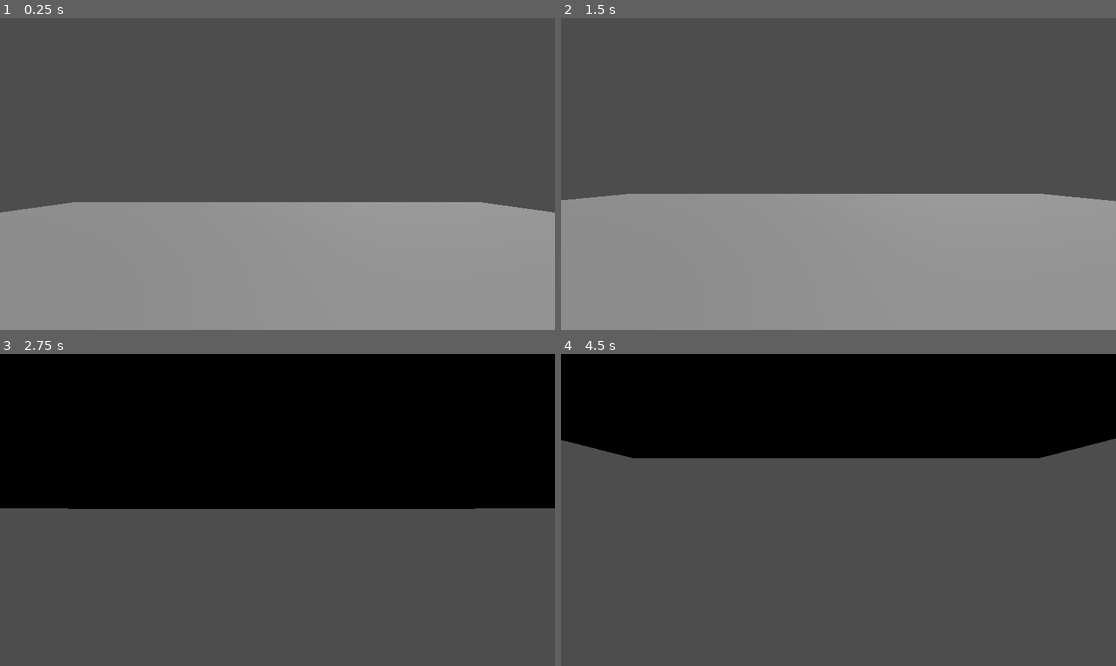
Above: before the commit, frames 1-4 (two rows, left to right).
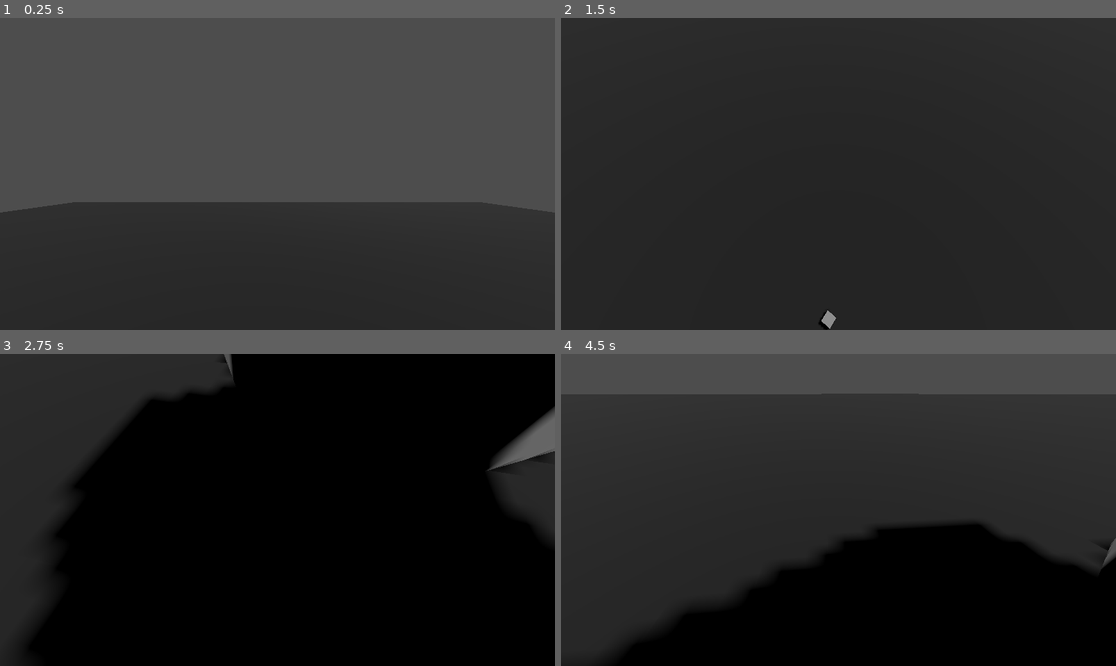
Above: after the commit, the same moments.

Repository: AkshayGiri-git/ClubJam2026
Game: Godot game, scene res://game.tscn
The game is run twice, just before and just after one commit, with the same random seed, the same clock (stepped at 60 frames per second) and the same inputs. The project has no main scene, so this scene is started directly.
Inputs (mouse positions are in pixels of both pictures, inside the frame that each line leads up to):
- Up to frame 1 (0.25 s): no input
- Up to frame 2 (1.5 s): tap Enter (ui_accept) at 0.5, 0.77 s; move the mouse to (960, 158) at 0.52 s; hold Right (ui_right) 0.53-1.28 s; move the mouse to (727, 189) at 1.27 s; hold Down (ui_down) from 1.28 s (still down)
- Up to frame 3 (2.75 s): tap Enter (ui_accept) at 1.52 s; move the mouse to (333, 441) at 2.02 s; release Down (ui_down) at 2.03 s; hold Right (ui_right) from 2.03 s (still down)
- Up to frame 4 (4.5 s): move the mouse to (810, 572) at 2.77 s; release Right (ui_right) at 2.78 s; hold Up (ui_up) 2.78-3.53 s; tap Enter (ui_accept) at 3.02, 3.77 s; move the mouse to (1005, 556) at 3.52 s; hold Left (ui_left) from 3.53 s (still down); move the mouse to (672, 463) at 4.27 s

The runs differ from the first frame. In frame 1, 41% of the frame differs, in the area x 0-100%, y 59-100%; in frame 2, 100%; in frame 3, 65%; in frame 4, 100%, in the area x 0-100%, y 0-100%.

Commit message:
finished basic fps controller setup future ui

Diff:
--- a/new-game-project/drone.gd
+++ b/new-game-project/drone.gd
@@ -3,6 +3,16 @@
 
 const SPEED = 5.0
 const JUMP_VELOCITY = 4.5
+const SENSITIVITY = 0.03
+
+@onready var head = $Head
+@onready var camera_3d = $Head/Camera3D
+
+
+
+
+func _ready():
+	Input.mouse_mode = Input.MOUSE_MODE_CAPTURED
 
 
 func _physics_process(delta):
@@ -16,8 +26,8 @@
 
 	# Get the input direction and handle the movement/deceleration.
 	# As good practice, you should replace UI actions with custom gameplay actions.
-	var input_dir = Input.get_vector("ui_left", "ui_right", "ui_up", "ui_down")
-	var direction = (transform.basis * Vector3(input_dir.x, 0, input_dir.y)).normalized()
+	var input_dir = Input.get_vector("left", "right", "forward", "back")
+	var direction = (head.transform.basis * Vector3(input_dir.x, 0, input_dir.y)).normalized()
 	if direction:
 		velocity.x = direction.x * SPEED
 		velocity.z = direction.z * SPEED
@@ -26,3 +36,8 @@
 		velocity.z = move_toward(velocity.z, 0, SPEED)
 
 	move_and_slide()
+func _unhandled_input(event):
+	if event is InputEventMouseMotion:
+		head.rotate_y(-event.relative.x * SENSITIVITY)
+		camera_3d.rotate_x(-event.relative.y * SENSITIVITY)
+		camera_3d.rotation.x = clamp(camera_3d.rotation.x,deg_to_rad(-60), deg_to_rad(60))
--- a/new-game-project/drone.tscn
+++ b/new-game-project/drone.tscn
@@ -18,4 +18,4 @@
 
 [node name="Head" type="Node3D" parent="." unique_id=650018990]
 
-[node name="Camera3D" type="Camera3D" parent="." unique_id=1458457370]
+[node name="Camera3D" type="Camera3D" parent="Head" unique_id=1458457370]
--- a/new-game-project/game.tscn
+++ b/new-game-project/game.tscn
@@ -1,6 +1,9 @@
 [gd_scene format=3 uid="uid://elst0xn32iil"]
 
 [ext_resource type="PackedScene" uid="uid://d3wto0ff44dow" path="res://drone.tscn" id="1_80nbo"]
+
+[sub_resource type="StandardMaterial3D" id="StandardMaterial3D_80nbo"]
+albedo_color = Color(0.106236584, 0.10623657, 0.10623657, 1)
 
 [node name="Game" type="Node3D" unique_id=1386718692]
 
@@ -9,7 +12,12 @@
 shadow_enabled = true
 
 [node name="Baseplate" type="CSGBox3D" parent="." unique_id=618806855]
+use_collision = true
 size = Vector3(500, 0.1, 500)
+material = SubResource("StandardMaterial3D_80nbo")
 
 [node name="Drone" parent="." unique_id=1750277528 instance=ExtResource("1_80nbo")]
 transform = Transform3D(1, 0, 0, 0, 1, 0, 0, 0, 1, 0, 35.072845, 0)
+
+[node name="CSGBox3D" type="CSGBox3D" parent="." unique_id=178609899]
+transform = Transform3D(1, 0, 0, 0, 1, 0, 0, 0, 1, -0.60398275, 0.5511955, 0.70871985)
--- /dev/null
+++ b/new-game-project/hud.tscn
@@ -0,0 +1,34 @@
+[gd_scene format=3 uid="uid://bmicuik4267vc"]
+
+[ext_resource type="Texture2D" uid="uid://4q335xxs2p" path="res://icon.svg" id="1_37p78"]
+
+[node name="Hud" type="CanvasLayer" unique_id=875159837]
+
+[node name="Control" type="Control" parent="." unique_id=681274847]
+layout_mode = 3
+anchors_preset = 8
+anchor_left = 0.5
+anchor_top = 0.5
+anchor_right = 0.5
+anchor_bottom = 0.5
+offset_left = -20.0
+offset_top = -20.0
+offset_right = 20.0
+offset_bottom = 20.0
+grow_horizontal = 2
+grow_vertical = 2
+
+[node name="TextureRect" type="TextureRect" parent="Control" unique_id=485946339]
+layout_mode = 1
+anchors_preset = 8
+anchor_left = 0.5
+anchor_top = 0.5
+anchor_right = 0.5
+anchor_bottom = 0.5
+offset_left = -64.0
+offset_top = -64.0
+offset_right = 64.0
+offset_bottom = 64.0
+grow_horizontal = 2
+grow_vertical = 2
+texture = ExtResource("1_37p78")
--- a/new-game-project/project.godot
+++ b/new-game-project/project.godot
@@ -10,9 +10,32 @@
 
 [application]
 
-config/name="New Game Project"
+config/name="ClubJam2026"
 config/features=PackedStringArray("4.6", "GL Compatibility")
 config/icon="res://icon.svg"
+
+[input]
+
+forward={
+"deadzone": 0.2,
+"events": [Object(InputEventKey,"resource_local_to_scene":false,"resource_name":"","device":-1,"window_id":0,"alt_pressed":false,"shift_pressed":false,"ctrl_pressed":false,"meta_pressed":false,"pressed":false,"keycode":0,"physical_keycode":87,"key_label":0,"unicode":119,"location":0,"echo":false,"script":null)
+]
+}
+back={
+"deadzone": 0.2,
+"events": [Object(InputEventKey,"resource_local_to_scene":false,"resource_name":"","device":-1,"window_id":0,"alt_pressed":false,"shift_pressed":false,"ctrl_pressed":false,"meta_pressed":false,"pressed":false,"keycode":0,"physical_keycode":83,"key_label":0,"unicode":115,"location":0,"echo":false,"script":null)
+]
+}
+left={
+"deadzone": 0.2,
+"events": [Object(InputEventKey,"resource_local_to_scene":false,"resource_name":"","device":-1,"window_id":0,"alt_pressed":false,"shift_pressed":false,"ctrl_pressed":false,"meta_pressed":false,"pressed":false,"keycode":0,"physical_keycode":65,"key_label":0,"unicode":97,"location":0,"echo":false,"script":null)
+]
+}
+right={
+"deadzone": 0.2,
+"events": [Object(InputEventKey,"resource_local_to_scene":false,"resource_name":"","device":-1,"window_id":0,"alt_pressed":false,"shift_pressed":false,"ctrl_pressed":false,"meta_pressed":false,"pressed":false,"keycode":0,"physical_keycode":68,"key_label":0,"unicode":100,"location":0,"echo":false,"script":null)
+]
+}
 
 [physics]
 
